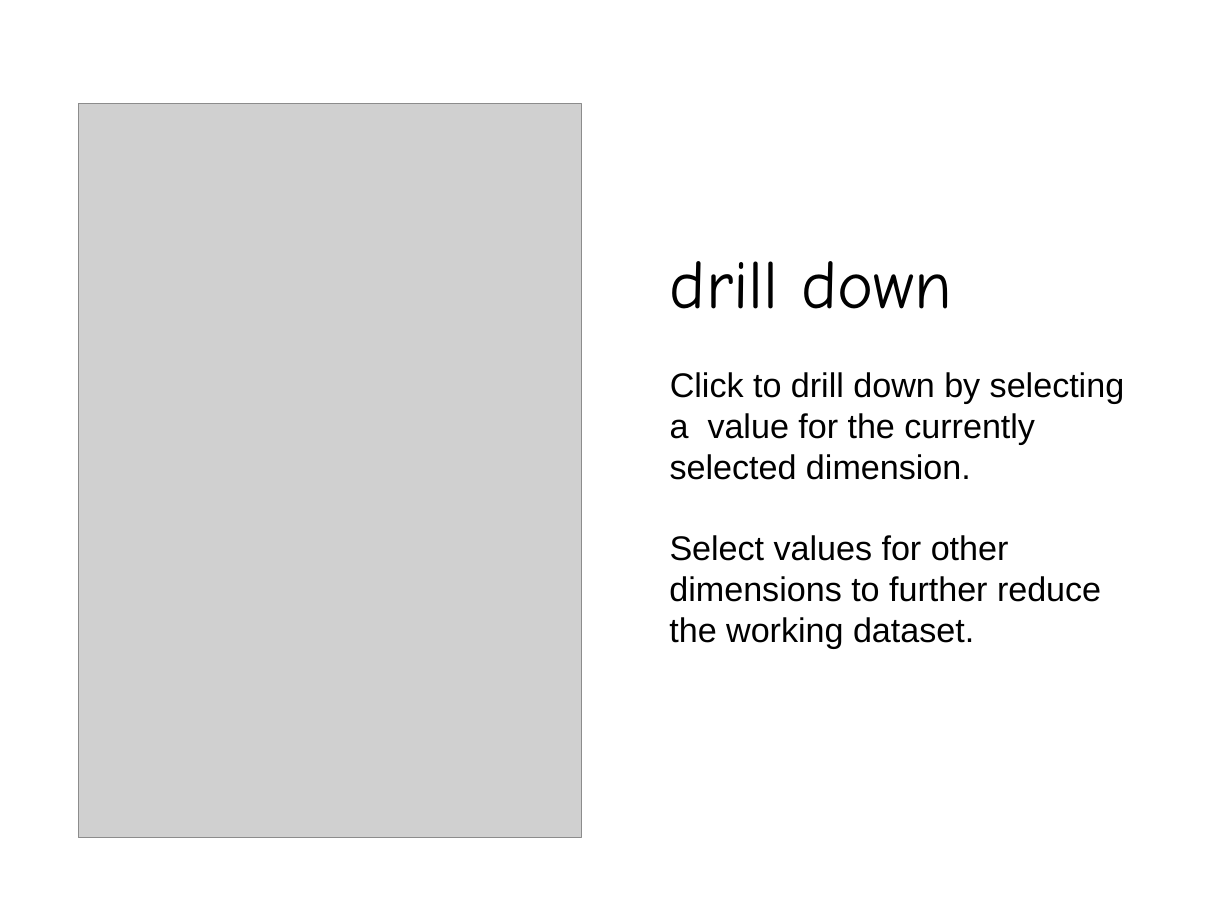
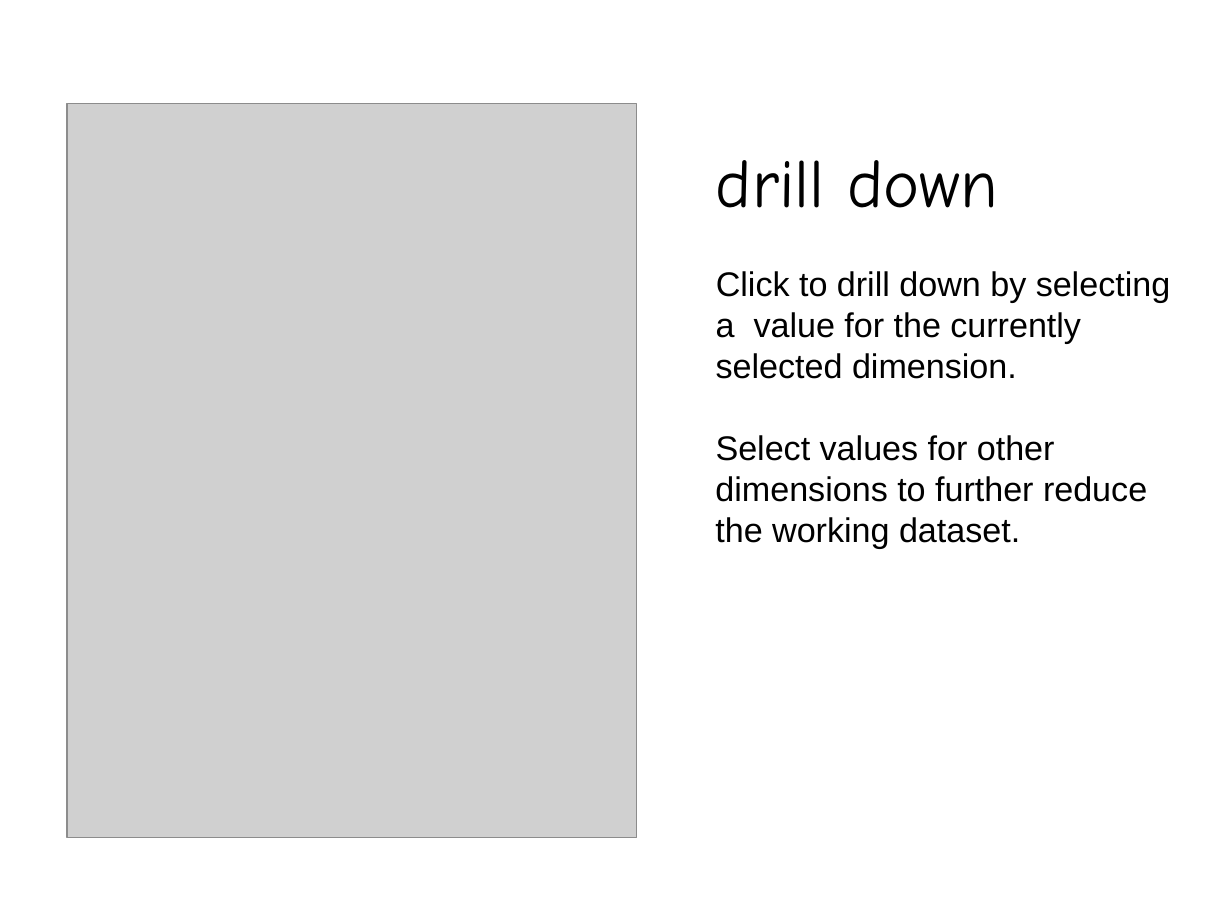
Before and after one commit to johndimm/breakdown-xtra-large, a slide deck: slide 6 of doc/preso.odp. Drawn at 1232x924 pixels with LibreOffice and Linux fonts; fonts in the diff are those of the drawing; grey boxes stand for pictures. Boxes give left, top, right and bottom in pixels: in the first picture for what was removed or moved away, otherwise in the second. Text is boxed around its words. In the diff, an @@ line names an element or a change of style, - is before the commit and + after.

```diff
--- a/doc/preso.odp
+++ b/doc/preso.odp
@@ picture resized from (x1=78, y1=104, x2=581, y2=838) to (x1=67, y1=104, x2=637, y2=838) @@
@@ text "drill down" moved from (x1=669, y1=261, x2=1125, y2=649) to (x1=715, y1=160, x2=1171, y2=549) @@
```
Also in this commit, not shown: 3 other slides changed, 3 other files.
